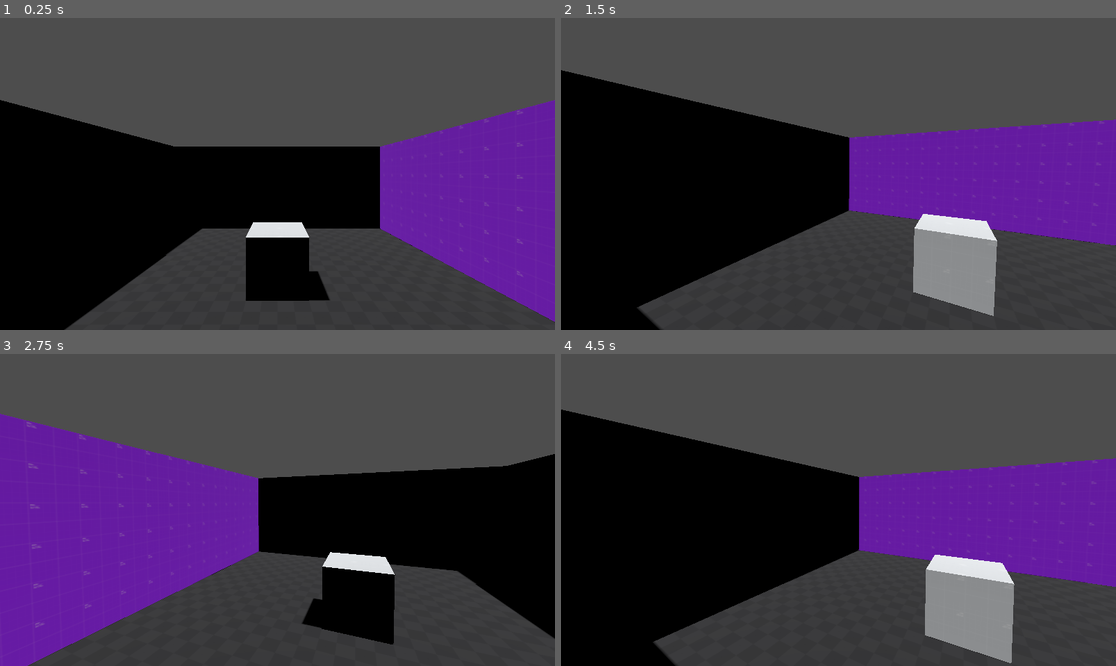
Above: before the commit, frames 1-4 (two rows, left to right).
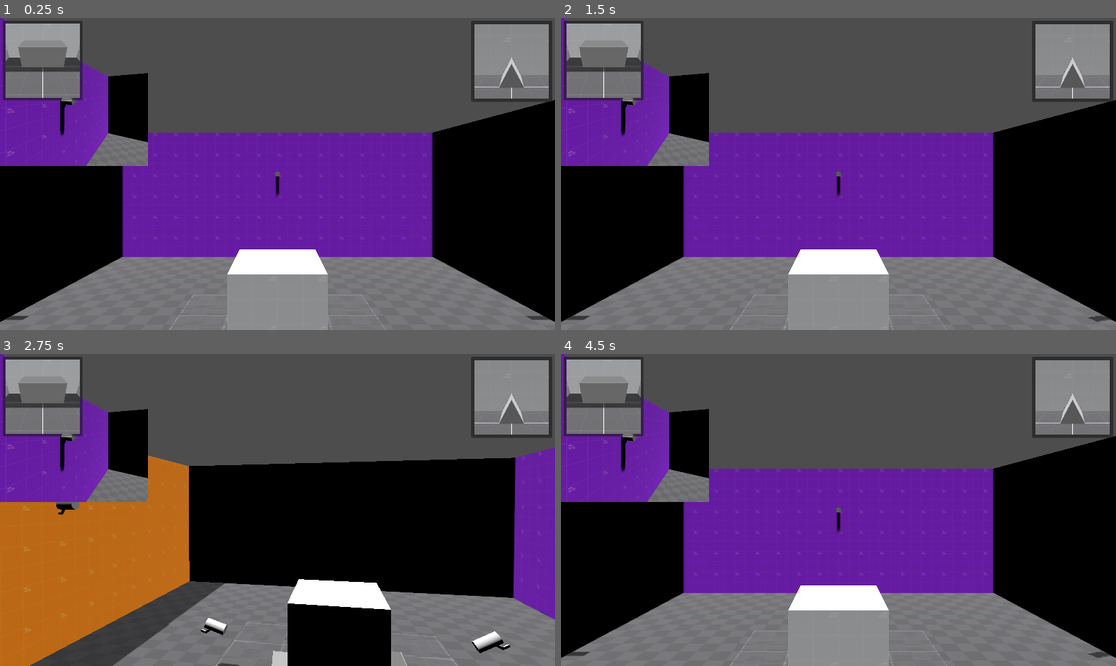
Above: after the commit, the same moments.

Repository: abaker-skudlarek/TMDG_Godot
Game: Godot game, scene res://Scenes/Main/main.tscn
The game is run twice, just before and just after one commit, with the same random seed, the same clock (stepped at 60 frames per second) and the same inputs.
Inputs (mouse positions are in pixels of both pictures, inside the frame that each line leads up to):
- Up to frame 1 (0.25 s): no input
- Up to frame 2 (1.5 s): tap Enter at 0.5 s; move the mouse to (960, 158) at 0.52 s; hold E (next_camera) 0.53-1.28 s; click (960, 158) at 0.67 s; tap Q (previous_camera) at 0.8, 1.35 s; tap Space at 1.25 s; move the mouse to (810, 174) at 1.27 s
- Up to frame 3 (2.75 s): tap E (next_camera) at 1.55 s; tap Enter at 2 s; move the mouse to (288, 503) at 2.02 s; hold E (next_camera) from 2.03 s (still down); tap Q (previous_camera) at 2.3 s
- Up to frame 4 (4.5 s): tap Space at 2.75, 4.25 s; move the mouse to (832, 516) at 2.77 s; release E (next_camera) at 2.78 s; tap Q (previous_camera) at 2.85, 3.8, 4.35 s; tap E (next_camera) at 3.05 s; tap Enter at 3.5 s; move the mouse to (877, 513) at 3.52 s; hold E (next_camera) 3.53-4.28 s; move the mouse to (794, 506) at 4.27 s

The runs differ from the first frame. In frame 1, 63% of the frame differs, in the area x 0-100%, y 0-100%; in frame 2, 58%; in frame 3, 54%; in frame 4, 58%.

Commit message:
moving to laptop

Diff:
--- a/Resources/signal_bus.gd
+++ b/Resources/signal_bus.gd
@@ -2,4 +2,4 @@
 
 
 # Level
-signal broadcast_camera_spawn_points(spawn_points: Array)
+signal level_loaded(camera_spawn_points: Array)
--- a/Scenes/Agent/agent.gd
+++ b/Scenes/Agent/agent.gd
@@ -6,7 +6,7 @@
 
 
 func _ready() -> void:
-	SignalBus.connect("broadcast_camera_spawn_points", _on_broadcast_camera_spawn_points)
+	SignalBus.connect("level_loaded", _on_level_loaded)
 
 
 func _unhandled_key_input(event: InputEvent) -> void:
@@ -16,9 +16,8 @@
 		switch_to_previous_camera()
 
 
-## When this signal is received, the Level is loaded and is ready for the Agent to spawn in their Cameras at the received spawn points
-func _on_broadcast_camera_spawn_points(spawn_points: Array) -> void:
-	spawn_cameras(spawn_points)
+func _on_level_loaded(camera_spawn_points: Array) -> void:
+	spawn_cameras(camera_spawn_points)
 
 
 func spawn_cameras(spawn_points: Array) -> void:
@@ -33,14 +32,18 @@
 
 
 func switch_to_next_camera() -> void:
+	if cameras.size() == 0: return
 	current_camera_index += 1
 	if current_camera_index >= cameras.size():
 		current_camera_index = 0
 	cameras[current_camera_index].camera.current = true
+	print(current_camera_index)
 
 
 func switch_to_previous_camera() -> void:
-	current_camera_index += 1
-	if current_camera_index >= cameras.size():
-		current_camera_index = 0
+	if cameras.size() == 0: return
+	current_camera_index -= 1
+	if current_camera_index < 0:
+		current_camera_index = cameras.size() - 1
 	cameras[current_camera_index].camera.current = true
+	print(current_camera_index)
--- a/Scenes/Agent/agent.tscn
+++ b/Scenes/Agent/agent.tscn
@@ -1,8 +1,91 @@
-[gd_scene load_steps=3 format=3 uid="uid://berq6fut4beji"]
+[gd_scene load_steps=8 format=3 uid="uid://berq6fut4beji"]
 
 [ext_resource type="Script" path="res://Scenes/Agent/agent.gd" id="1_ui8ny"]
 [ext_resource type="PackedScene" uid="uid://b3tn3dhp7dwvl" path="res://Scenes/PlayerControlledCamera/player_controlled_camera.tscn" id="2_kywlq"]
+[ext_resource type="Texture2D" uid="uid://drqxbaxyoly55" path="res://Assets/Textures/PrototypeTextures/Dark/texture_01.png" id="3_hcuhj"]
+
+[sub_resource type="BoxMesh" id="BoxMesh_j2ql5"]
+
+[sub_resource type="PrismMesh" id="PrismMesh_ldh2o"]
+
+[sub_resource type="StandardMaterial3D" id="StandardMaterial3D_rrlqu"]
+albedo_texture = ExtResource("3_hcuhj")
+uv1_triplanar = true
+
+[sub_resource type="PlaneMesh" id="PlaneMesh_5cb7t"]
 
 [node name="Agent" type="Node3D"]
 script = ExtResource("1_ui8ny")
 player_controlled_camera_scene = ExtResource("2_kywlq")
+
+[node name="Camera3D" type="Camera3D" parent="."]
+transform = Transform3D(1, 0, 0, 0, -4.37114e-08, 1, 0, -1, -4.37114e-08, 0, 4.77871, 0)
+
+[node name="HUD" type="CanvasLayer" parent="."]
+
+[node name="Panel" type="Panel" parent="HUD"]
+offset_left = 10.0
+offset_top = 10.0
+offset_right = 285.0
+offset_bottom = 285.0
+
+[node name="SubViewportContainer" type="SubViewportContainer" parent="HUD/Panel"]
+layout_mode = 1
+anchors_preset = 8
+anchor_left = 0.5
+anchor_top = 0.5
+anchor_right = 0.5
+anchor_bottom = 0.5
+offset_left = -128.0
+offset_top = -128.0
+offset_right = 128.0
+offset_bottom = 128.0
+grow_horizontal = 2
+grow_vertical = 2
+
+[node name="SubViewport" type="SubViewport" parent="HUD/Panel/SubViewportContainer"]
+handle_input_locally = false
+size = Vector2i(256, 256)
+render_target_update_mode = 4
+
+[node name="PlayerControlledCamera" parent="HUD/Panel/SubViewportContainer/SubViewport" instance=ExtResource("2_kywlq")]
+transform = Transform3D(1, 0, 0, 0, 0.866025, 0.5, 0, -0.5, 0.866025, 0, 1.09801, 3.0945)
+
+[node name="PanelContainer" type="PanelContainer" parent="HUD"]
+anchors_preset = 1
+anchor_left = 1.0
+anchor_right = 1.0
+offset_left = -290.0
+offset_top = 10.0
+offset_right = -10.0
+offset_bottom = 290.0
+grow_horizontal = 0
+
+[node name="SubViewportContainer2" type="SubViewportContainer" parent="HUD/PanelContainer"]
+layout_mode = 2
+size_flags_horizontal = 4
+size_flags_vertical = 4
+
+[node name="SubViewport2" type="SubViewport" parent="HUD/PanelContainer/SubViewportContainer2"]
+handle_input_locally = false
+size = Vector2i(256, 256)
+render_target_update_mode = 4
+
+[node name="PlayerControlledCamera" parent="HUD/PanelContainer/SubViewportContainer2/SubViewport2" instance=ExtResource("2_kywlq")]
+transform = Transform3D(-1, 0, 8.74228e-08, 2.51935e-08, 0.957576, 0.28818, -8.3714e-08, 0.28818, -0.957576, -0.00182724, 0.979644, -2.93071)
+
+[node name="MeshInstance3D" type="MeshInstance3D" parent="."]
+transform = Transform3D(1, 0, 0, 0, 1, 0, 0, 0, 1, 0, 0, 1)
+mesh = SubResource("BoxMesh_j2ql5")
+
+[node name="MeshInstance3D2" type="MeshInstance3D" parent="."]
+transform = Transform3D(1, 0, 0, 0, 1, 0, 0, 0, 1, 0, 0, -1)
+mesh = SubResource("PrismMesh_ldh2o")
+
+[node name="MeshInstance3D3" type="MeshInstance3D" parent="."]
+transform = Transform3D(2.79483, 0, 0, 0, 1, 0, 0, 0, 2.96061, 0, 0, 0)
+material_override = SubResource("StandardMaterial3D_rrlqu")
+mesh = SubResource("PlaneMesh_5cb7t")
+
+[node name="DirectionalLight3D" type="DirectionalLight3D" parent="."]
+transform = Transform3D(1, 0, 0, 0, 0.469256, 0.883062, 0, -0.883062, 0.469256, 0.898456, 4.25167, 3.80544)
--- a/Scenes/Levels/LevelTest/level_test.gd
+++ b/Scenes/Levels/LevelTest/level_test.gd
@@ -4,14 +4,15 @@
 
 
 func _ready() -> void:
-    broadcast_camera_spawn_points()
+    var camera_spawn_points: Array = _get_camera_spawn_points()
+    SignalBus.emit_signal("level_loaded", camera_spawn_points)
 
 
-func broadcast_camera_spawn_points() -> void:
+func _get_camera_spawn_points() -> Array:
     var spawn_points := []
     for spawn_point: Node3D in $CameraSpawnPoints.get_children():
         spawn_points.append({
             "position": spawn_point.position,
             "rotation": spawn_point.rotation
         })
-    SignalBus.emit_signal("broadcast_camera_spawn_points", spawn_points)
+    return spawn_points
--- a/Scenes/Levels/LevelTest/level_test.tscn
+++ b/Scenes/Levels/LevelTest/level_test.tscn
@@ -7,6 +7,9 @@
 [ext_resource type="Texture2D" uid="uid://cyqmas4s8qdx0" path="res://Assets/Textures/PrototypeTextures/Green/texture_01.png" id="4_er5rt"]
 [ext_resource type="Texture2D" uid="uid://cjtgen4yucchb" path="res://Assets/Textures/PrototypeTextures/Red/texture_01.png" id="5_mc4yt"]
 [ext_resource type="Texture2D" uid="uid://dh84rr4bs2yc5" path="res://Assets/Textures/PrototypeTextures/Light/texture_12.png" id="6_6pwcr"]
+
+[sub_resource type="ViewportTexture" id="ViewportTexture_e0mu7"]
+viewport_path = NodePath("SubViewport")
 
 [sub_resource type="StandardMaterial3D" id="StandardMaterial3D_8dc84"]
 albedo_texture = ExtResource("1_icb46")
@@ -77,6 +80,18 @@
 [node name="LevelTest" type="Node3D"]
 script = ExtResource("1_5h001")
 
+[node name="CanvasLayer" type="CanvasLayer" parent="."]
+
+[node name="TextureRect" type="TextureRect" parent="CanvasLayer"]
+offset_right = 40.0
+offset_bottom = 40.0
+texture = SubResource("ViewportTexture_e0mu7")
+
+[node name="SubViewport" type="SubViewport" parent="."]
+
+[node name="Camera3D" type="Camera3D" parent="SubViewport"]
+transform = Transform3D(-0.543306, 0, 0.839535, 0, 1, 0, -0.839535, 0, -0.543306, 3, 4.35873, 5)
+
 [node name="Environment" type="Node3D" parent="."]
 
 [node name="DirectionalLight3D" type="DirectionalLight3D" parent="Environment"]
@@ -142,13 +157,13 @@
 [node name="CameraSpawnPoints" type="Node" parent="."]
 
 [node name="RedCameraSpawnPoint" type="Marker3D" parent="CameraSpawnPoints"]
-transform = Transform3D(-4.37114e-08, 0, -1, 0, 1, 0, 1, 0, -4.37114e-08, -7.4, 4, 0)
+transform = Transform3D(-4.37114e-08, 0, -1, 0, 1, 0, 1, 0, -4.37114e-08, -7.2, 4, 0)
 
 [node name="PurpleCameraSpawnPoint" type="Marker3D" parent="CameraSpawnPoints"]
-transform = Transform3D(1, 0, 0, 0, 1, 0, 0, 0, 1, 0, 4, 7.4)
+transform = Transform3D(1, 0, 0, 0, 1, 0, 0, 0, 1, 0, 4, 7.2)
 
 [node name="GreenCameraSpawnPoint" type="Marker3D" parent="CameraSpawnPoints"]
-transform = Transform3D(-4.37114e-08, 0, 1, 0, 1, 0, -1, 0, -4.37114e-08, 7.4, 4, 0)
+transform = Transform3D(-4.37114e-08, 0, 1, 0, 1, 0, -1, 0, -4.37114e-08, 7.2, 4, 0)
 
 [node name="OrangeCameraSpawnPoint" type="Marker3D" parent="CameraSpawnPoints"]
-transform = Transform3D(-1, 0, 1.50996e-07, 0, 1, 0, -1.50996e-07, 0, -1, 0, 4, -7.4)
+transform = Transform3D(-1, 0, -8.74228e-08, 0, 1, 0, 8.74228e-08, 0, -1, 0, 4, -7.2)
--- a/Scenes/PlayerControlledCamera/player_controlled_camera.gd
+++ b/Scenes/PlayerControlledCamera/player_controlled_camera.gd
@@ -1,9 +1,9 @@
 extends Node3D
 class_name PlayerControlledCamera
 
-const MOUSE_SENS: float = 0.001
-const X_LOWER_CLAMP: int = -30
-const X_UPPER_CLAMP: int = 10
+const MOUSE_SENS: float = 0.0005
+const X_LOWER_CLAMP: int = -20
+const X_UPPER_CLAMP: int = 0
 const Y_LOWER_CLAMP: int = -45
 const Y_UPPER_CLAMP: int = 45
 
@@ -18,7 +18,7 @@
 		Input.set_mouse_mode(Input.MOUSE_MODE_VISIBLE)
 
 	if Input.get_mouse_mode() == Input.MOUSE_MODE_CAPTURED:
-		if event is InputEventMouseMotion:
+		if event is InputEventMouseMotion and camera.current:
 			# Rotate
 			rotation_point.rotate_y(-event.relative.x * MOUSE_SENS)
 			camera.rotate_x(-event.relative.y * MOUSE_SENS)
--- a/Scenes/PlayerControlledCamera/player_controlled_camera.tscn
+++ b/Scenes/PlayerControlledCamera/player_controlled_camera.tscn
@@ -1,10 +1,34 @@
-[gd_scene load_steps=2 format=3 uid="uid://b3tn3dhp7dwvl"]
+[gd_scene load_steps=4 format=3 uid="uid://b3tn3dhp7dwvl"]
 
 [ext_resource type="Script" path="res://Scenes/PlayerControlledCamera/player_controlled_camera.gd" id="1_ys46i"]
 
+[sub_resource type="BoxMesh" id="BoxMesh_h1tgt"]
+
+[sub_resource type="CylinderMesh" id="CylinderMesh_m1j63"]
+
 [node name="PlayerControlledCamera" type="Node3D"]
+transform = Transform3D(1, 0, 0, 0, 1, 0, 0, 0, 1, 0, 0, 0)
 script = ExtResource("1_ys46i")
 
+[node name="Support" type="MeshInstance3D" parent="."]
+transform = Transform3D(0.0377746, 0, 0, 0, 0.177884, 0.026687, 0, -0.111552, 0.042556, -0.00212085, -0.161841, 0.162462)
+mesh = SubResource("BoxMesh_h1tgt")
+skeleton = NodePath("")
+
+[node name="Support2" type="MeshInstance3D" parent="."]
+transform = Transform3D(0.0377746, 0, 0, 0, -6.82666e-09, 0.0497614, 0, -0.156176, -2.17514e-09, -0.00212085, -0.236357, 0.273369)
+mesh = SubResource("BoxMesh_h1tgt")
+skeleton = NodePath("")
+
 [node name="RotationPoint" type="Node3D" parent="."]
+transform = Transform3D(1, 0, 0, 0, 1, 0, 0, 0, 1, 0, -0.075, 0.15)
+
+[node name="Body" type="MeshInstance3D" parent="RotationPoint"]
+transform = Transform3D(0.25, 0, 0, 0, -1.09278e-08, 0.25, 0, -0.25, -1.09278e-08, 0, 0.0728523, -0.135586)
+mesh = SubResource("CylinderMesh_m1j63")
+skeleton = NodePath("../..")
 
 [node name="Camera3D" type="Camera3D" parent="RotationPoint"]
+transform = Transform3D(1, 0, 0, 0, 1, 0, 0, 0, 1, 0, 0.0728523, -0.385586)
+current = true
+fov = 55.0
Not shown: 1 places in Scenes/Levels/LevelTest/level_test.tscn that only renumber resources
